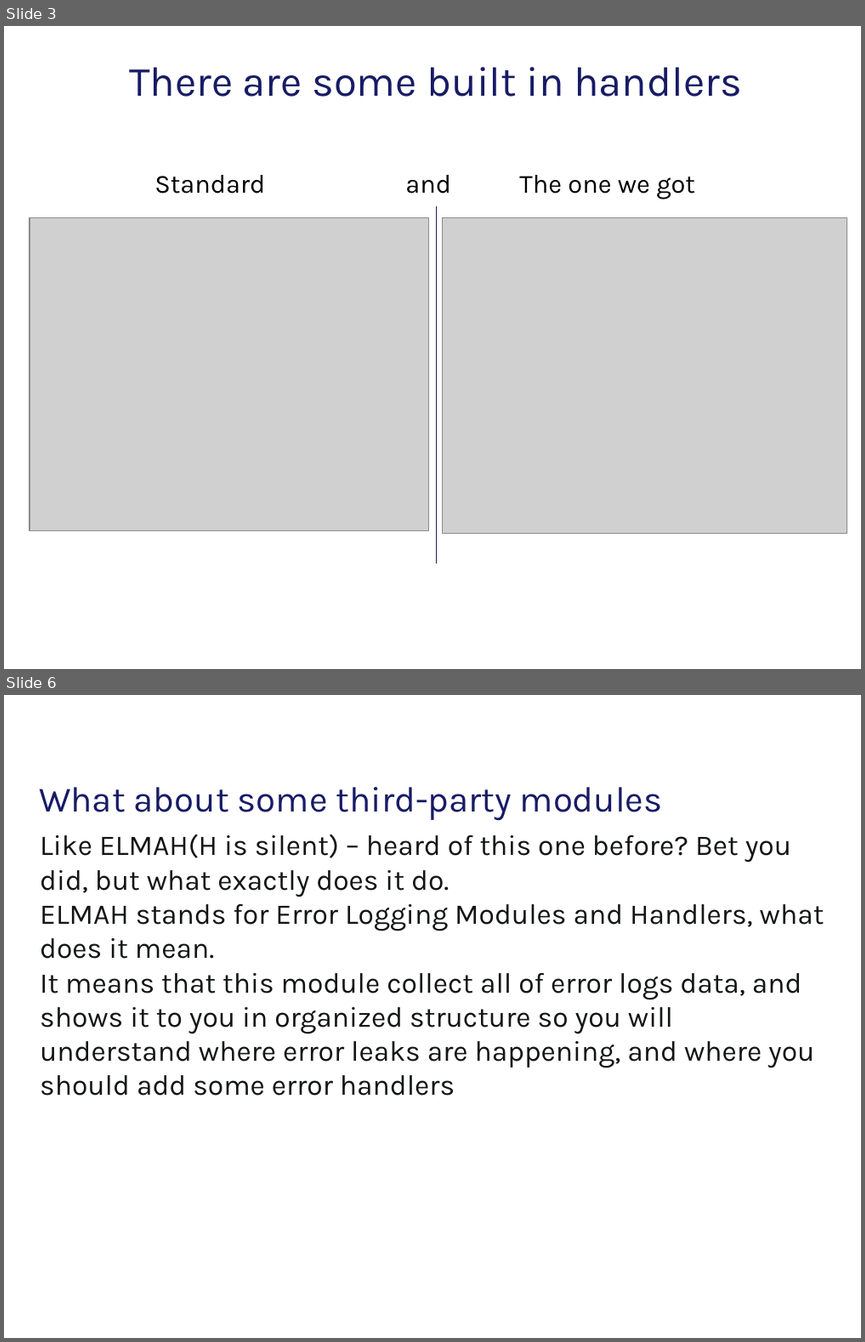
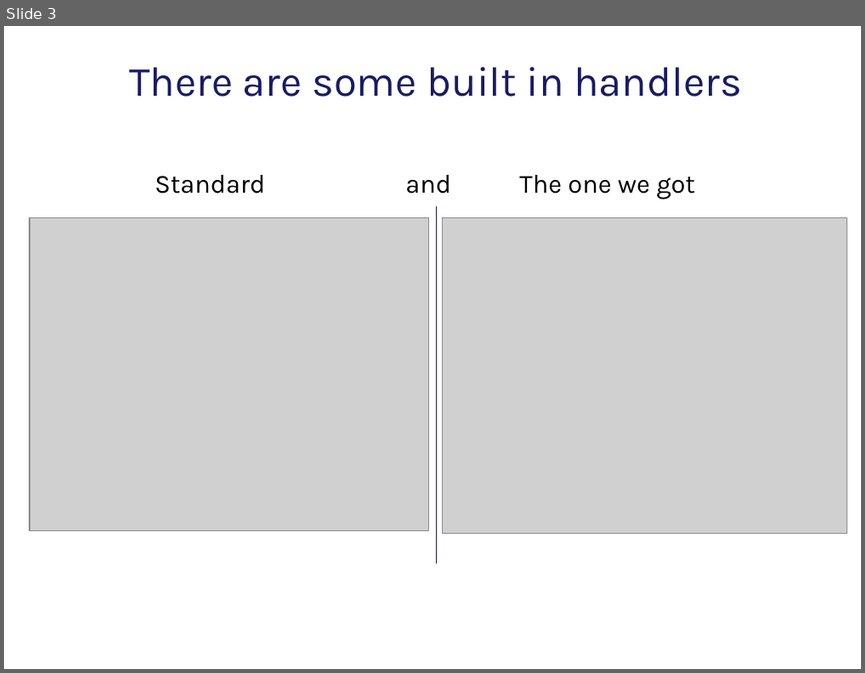
Before and after one commit to tarasiscom/Lv-273, a slide deck: education/Exception_Handling_In_Core_Puhach_Ivan.pptx. Shown one above the other, each under a label of ours: slides 3 and 6 before the commit, slide 3 after it; the slides between them are not shown. The pictures are 865x1342 and 865x673 pixels, drawn with LibreOffice and Linux fonts; fonts in the diff are those of the drawing; grey boxes stand for pictures; background and template pictures are left out. Boxes give left, top, right and bottom in pixels: in the first picture for what was removed or moved away, otherwise in the second. Text is boxed around its words. In the diff, an @@ line names an element or a change of style, - is before the commit and + after.

```diff
--- a/education/Exception_Handling_In_Core_Puhach_Ivan.pptx
+++ b/education/Exception_Handling_In_Core_Puhach_Ivan.pptx
@@ slide 6 removed at <box>4,695,861,1338</box>, background #FFFFFF @@
@@ subtitle removed at <box>39,787,663,821</box> @@
-What about some third-party modules
@@ text removed at <box>40,834,824,1095</box> @@
-Like ELMAH(H is silent) – heard of this one before? Bet you did, but what exactly does it do.
-ELMAH stands for Error Logging Modules and Handlers, what does it mean.
-It means that this module collect all of error logs data, and shows it to you in organized structure so you will understand where error leaks are happening, and where you should add some error handlers
```
Also in this commit, not shown: 4 slides changed, 3 slides added.
